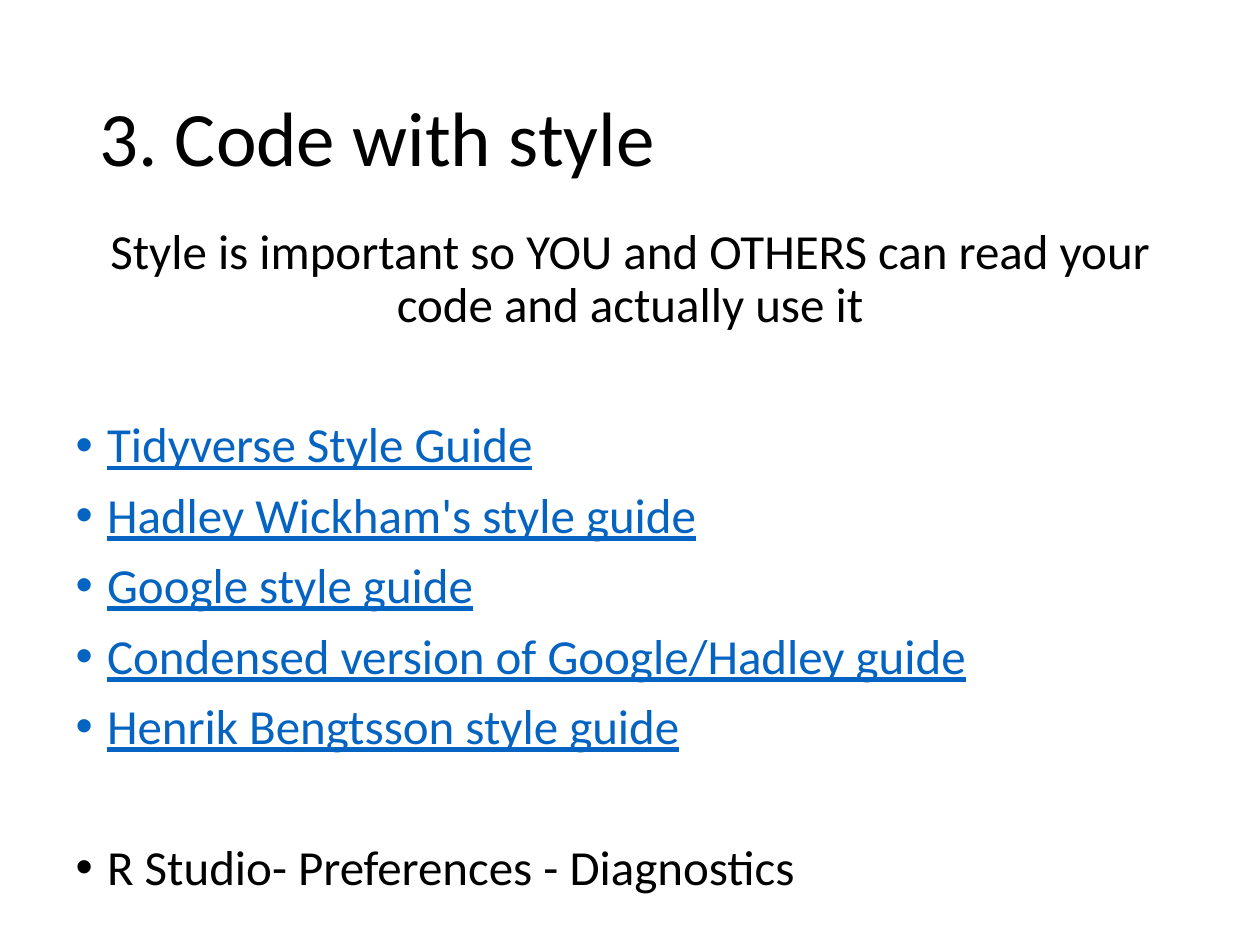
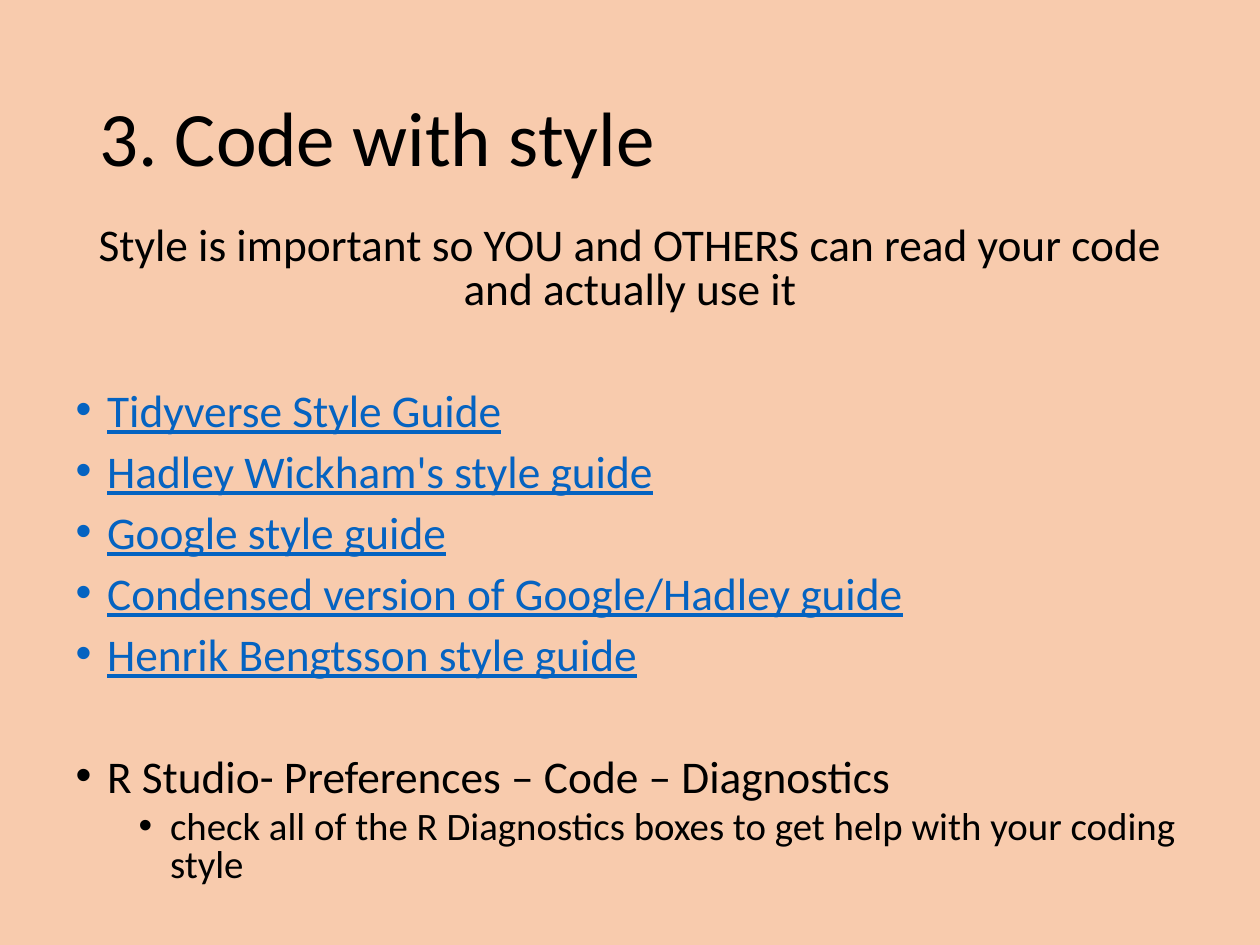
Before and after one commit to EEOB590A-Data-Science-in-R-Fall2021/CourseMaterials, a slide deck: slide 12 of 2. Data Management/Wk4 - Datasheets and Coding with Style.pptx (slide 8 before the commit). Drawn at 1260x945 pixels with LibreOffice and Linux fonts; fonts in the diff are those of the drawing. Boxes give left, top, right and bottom in pixels: in the first picture for what was removed or moved away, otherwise in the second. Text is boxed around its words. In the diff, an @@ line names an element or a change of style, - is before the commit and + after.

```diff
--- a/2. Data Management/Wk4 - Datasheets and Coding with Style.pptx
+++ b/2. Data Management/Wk4 - Datasheets and Coding with Style.pptx
@@ background #FFFFFF to #F8CBAD @@
@@ text at <box>99,229,1160,679</box>: size 28 to 25.9 pt in "Style is important so YOU and OTHERS ...", "Tidyverse Style Guide", "Hadley Wickham's style guide", "Google style guide" and 2 more places; line spacing 0.9 to 0.8 @@
@@ text at <box>107,761,1176,885</box>: text changed; size 28 to 22.2 pt @@
-• R Studio- Preferences - Diagnostics
+• R Studio- Preferences – Code – Diagnostics
+  • check all of the R Diagnostics boxes to get help with your coding style
```
Also in this commit, not shown: 10 other slides changed, 7 slides added, 6 other files.
